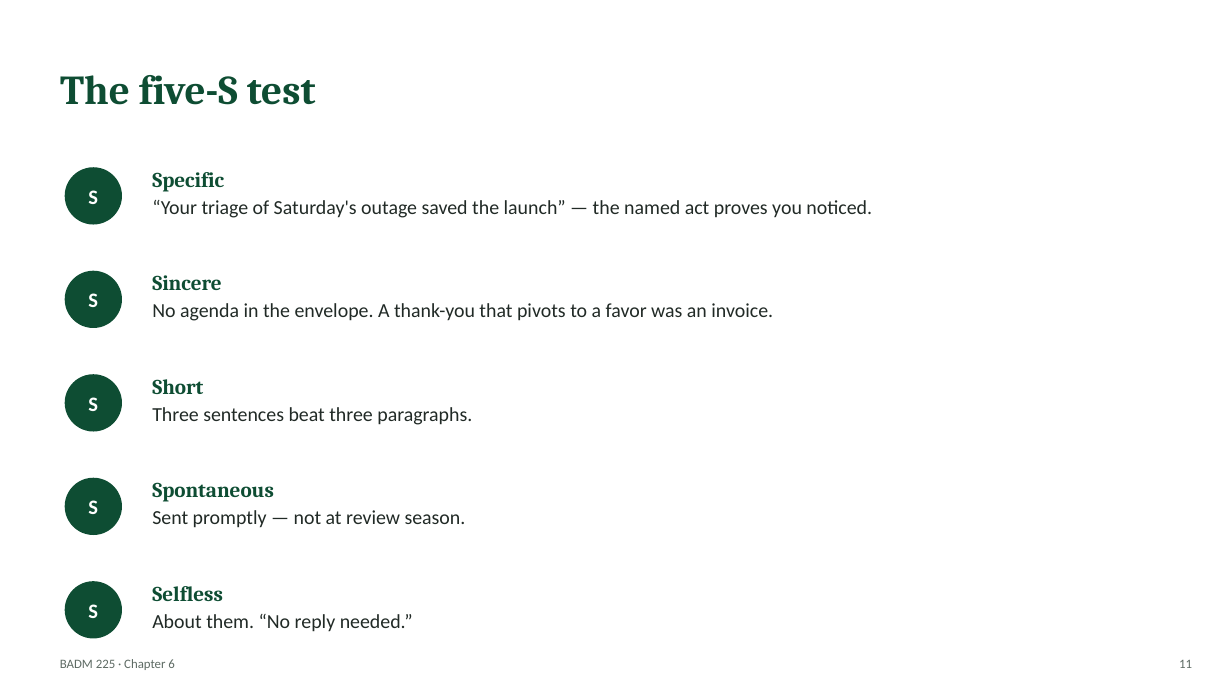
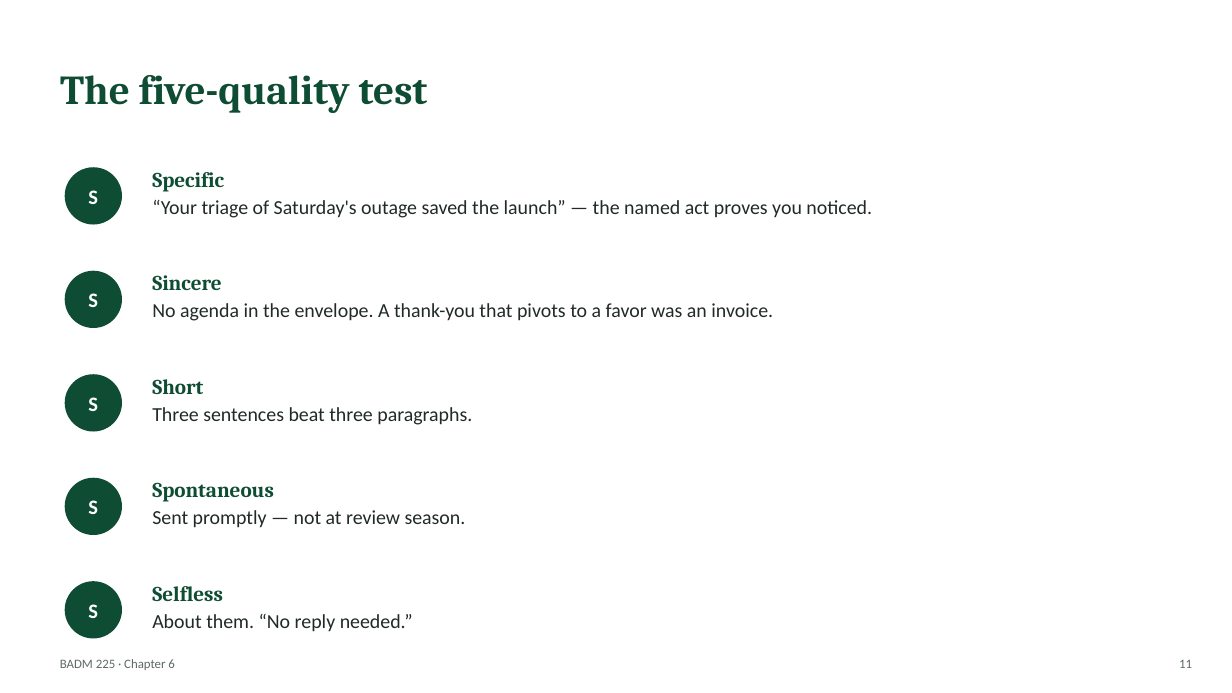
Before and after one commit to dbussan/badm-225, a slide deck: slide 11 of slides/ch06-positive-and-neutral-messages.pptx. Drawn at 1232x693 pixels with LibreOffice and Linux fonts; fonts in the diff are those of the drawing. Boxes give left, top, right and bottom in pixels: in the first picture for what was removed or moved away, otherwise in the second. Text is boxed around its words. In the diff, an @@ line names an element or a change of style, - is before the commit and + after.

```diff
--- a/slides/ch06-positive-and-neutral-messages.pptx
+++ b/slides/ch06-positive-and-neutral-messages.pptx
@@ title at (60, 75, 428, 113): text changed @@
-The five-S test
+The five-quality test
```
Also in this commit, not shown: 5 other slides changed, 44 other files.
